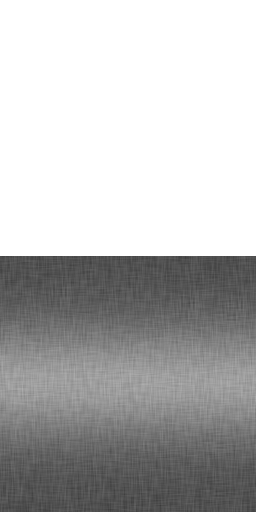
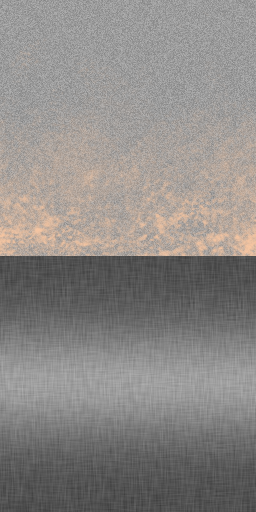
Two versions of the same layered image (256px x 512px). Layer-by-layer changes:
added group "Group 14" with 3 layers above "Group 6" over [0, 0, 256, 256]
added layer "Paint Layer 13" in group "Group 14" over [0, 0, 256, 256]
added layer "Paint Layer 12" (luminosity, 20%) in group "Group 14" over [0, 0, 256, 256]
added layer "Paint Layer 11" in group "Group 14" over [0, 0, 256, 256]
